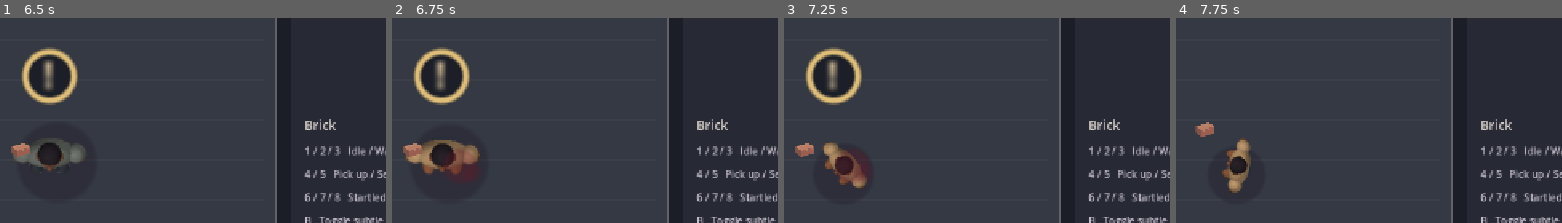
Above: before the commit, frames 1-4 (left to right).
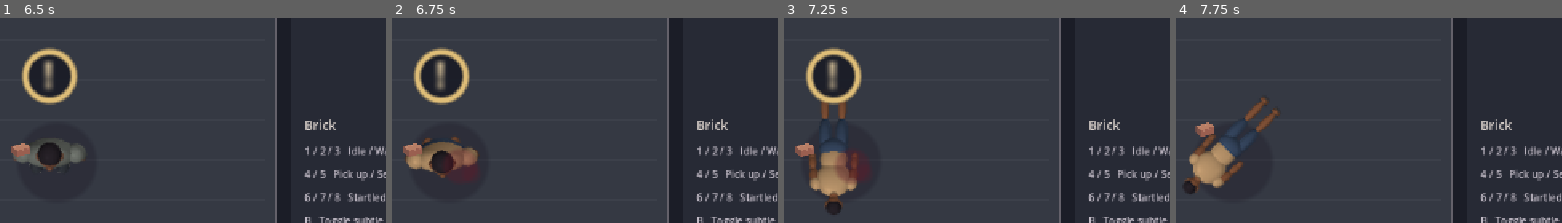
Above: after the commit, the same moments.

Repository: cryogenized-spec/Pineridge-Crisis-Saafiya-s-Revenge
Game: Godot game, scene res://scenes/action_review.tscn
The game is run twice, just before and just after one commit, with the same random seed, the same clock (stepped at 60 frames per second) and the same inputs. This scene is started directly instead of the project's main scene.
Inputs (mouse positions are % of the whole screen's width and height, from its top left):
- Up to frame 1 (6.5 s): tap Enter at 0.5, 2 s; move the mouse to (73, 47) at 0.52 s; hold Right 0.53-1.28 s; tap F at 0.6, 1.55, 2.3, 3.05, 3.8, 4.55, 5.3, 6.05 s; click (73, 47) at 0.67 s; tap Space at 1.25, 5 s; move the mouse to (29, 58) at 1.27 s; hold Down 1.28-2.03 s; tap 1 at 1.35 s; move the mouse to (60, 28) at 2.02 s; hold Right 2.03-2.78 s; tap 2 at 2.1 s; move the mouse to (45, 74) at 2.77 s; hold Up 2.78-3.53 s; tap 3 at 2.85 s; click (45, 74) at 2.92 s; move the mouse to (81, 69) at 3.52 s; hold Left 3.53-5.03 s; tap 4 at 3.6 s; move the mouse to (19, 36) at 4.27 s; tap 5 at 4.35 s; move the mouse to (55, 52) at 5.02 s; hold Down 5.03-5.78 s; tap 6 at 5.1 s; click (55, 52) at 5.17 s; move the mouse to (34, 25) at 5.77 s; hold Right from 5.78 s (still down); tap 7 at 5.85 s
- Up to frame 2 (6.75 s): move the mouse to (73, 47) at 6.52 s; release Right at 6.53 s; hold Up from 6.53 s (still down); tap 8 at 6.6 s
- Up to frame 3 (7.25 s): keep holding Up; tap F at 6.8 s
- Up to frame 4 (7.75 s): move the mouse to (29, 58) at 7.27 s; release Up at 7.28 s; hold Right from 7.28 s (still down); tap B at 7.35 s; click (29, 58) at 7.42 s; tap F at 7.55 s
The pictures show only the part of the screen within x 25-75%, y 18-68%; the shares and areas given below are measured in that part.

Frame 1 is identical in both runs. In frame 2, 1.2% of the frame differs, in the area x 3-23%, y 58-79%; in frame 3, 3.0%; in frame 4, 3.6%, in the area x 2-27%, y 39-86%.

Commit message:
Play authored 3D NPC down animations in encounters and review

Diff:
--- a/scripts/action_review.gd
+++ b/scripts/action_review.gd
@@ -105,9 +105,15 @@
 	var speed := 148.0 if running else 91.0
 	actor.animate(delta,Vector2.from_angle(heading)*speed*delta if moving else Vector2.ZERO,heading,false,running)
 	var pose := feedback.pose()
-	actor.scale = Vector2.ONE*6.0*float(pose.scale)
-	actor.rotation = float(pose.rotation)
-	actor.position = CENTER+Vector2(pose.offset)*6.0
+	actor.set_down_progress(feedback.progress() if feedback.state==Feedback.State.DOWN else -1.0)
+	if feedback.state==Feedback.State.DOWN and actor.npc_down!=null:
+		actor.scale=Vector2.ONE*6.0
+		actor.rotation=0.0
+		actor.position=CENTER
+	else:
+		actor.scale = Vector2.ONE*6.0*float(pose.scale)
+		actor.rotation = float(pose.rotation)
+		actor.position = CENTER+Vector2(pose.offset)*6.0
 	var item: Dictionary = Props.ITEMS[prop_index]
 	accessory.visible = item.id in CARRY_IDS
 	accessory.texture = item.texture
--- a/scripts/actor.gd
+++ b/scripts/actor.gd
@@ -21,6 +21,8 @@
 var npc_idle: Texture2D
 var npc_walk: Texture2D
 var npc_run: Texture2D
+var npc_down: Texture2D
+var down_phase := -1.0
 var cosmetic_accessory: Texture2D
 var show_accessory := false
 var hero := false
@@ -39,6 +41,7 @@
 		npc_idle = load_npc_texture(prefix + "idle.png", Vector2(128,128))
 		npc_walk = load_npc_texture(prefix + "walk.png", Vector2(512,256))
 		npc_run = load_npc_texture(prefix + "run.png", Vector2(512,256))
+		npc_down = load_npc_texture(prefix + "down.png", Vector2(512,256))
 		cosmetic_accessory = load_npc_texture("res://assets/characters/accessories/backpack.png", Vector2(128,128))
 		texture_filter = CanvasItem.TEXTURE_FILTER_LINEAR
 	if hero:
@@ -85,6 +88,12 @@
 	draw_texture_rect_region(atlas, Rect2(-size / 2.0, size), source)
 	draw_set_transform(Vector2.ZERO)
 
+func set_down_progress(value: float) -> void:
+	var next := clampf(value,0.0,1.0) if value >= 0.0 else -1.0
+	if not is_equal_approx(down_phase,next):
+		down_phase=next
+		queue_redraw()
+
 func animate(delta: float, displacement: Vector2, aim_angle: float, low: bool = false, running: bool = false) -> void:
 	var dist := displacement.length()
 	gait_running = running and not low
@@ -102,6 +111,11 @@
 
 func _draw() -> void:
 	draw_circle(Vector2(2,3),10,Color(0.09,0.07,0.12,0.27),true,-1,true)
+	if not hero and wardrobe_index >= 0 and down_phase >= 0.0 and npc_down != null:
+		var down_frame := mini(7,int(floor(down_phase*8.0)))
+		var source := Rect2((down_frame%4)*TILE,floori(float(down_frame)/4.0)*TILE,TILE,TILE)
+		draw_gait_layer(npc_down,source,facing,Vector2.ONE*DISPLAY_SIZE)
+		return
 	if not hero and wardrobe_index >= 0 and has_npc_atlases():
 		var frame := int(floor(gait_phase * 8.0)) % 8 if gait_moving else 0
 		var atlas := (npc_run if gait_running else npc_walk) if gait_moving else npc_idle
--- a/scripts/encounter.gd
+++ b/scripts/encounter.gd
@@ -272,17 +272,21 @@
 	update_hud()
 
 func update_character(target: Dictionary, delta: float) -> void:
-	var body: Node2D = target["body"]
+	var body: Actor = target["body"]
 	var accessory: Sprite2D = target["attachment"]
 	var feedback: Node2D = target["feedback"]
 	target["reaction"]=maxf(0.0,float(target["reaction"])-delta)
 	feedback.advance(delta)
 	feedback.position=body.position
 	if bool(target["down"]):
-		var p: Dictionary = feedback.pose()
-		body.rotation=float(p["rotation"])
-		body.scale=Vector2.ONE*float(p["scale"])
-		body.position+=Vector2(p["offset"])*delta*0.08
+		if body.npc_down != null:
+			body.set_down_progress(feedback.progress())
+			body.rotation=0.0
+			body.scale=Vector2.ONE
+		else:
+			var p: Dictionary = feedback.pose()
+			body.rotation=float(p["rotation"])
+			body.scale=Vector2.ONE*float(p["scale"])
 		return
 	target["cooldown"]=maxf(0.0,float(target["cooldown"])-delta)
 	target["attack"]=maxf(0.0,float(target["attack"])-delta)
@@ -413,6 +417,7 @@
 
 func run_test() -> void:
 	assert(actors.size()==7)
+	assert(actors[0]["body"].npc_down != null)
 	assert(player_hp==3)
 	var foe: Dictionary=actors[0]
 	hit_enemy(foe,1)
Not shown, changed: docs/parity.md
